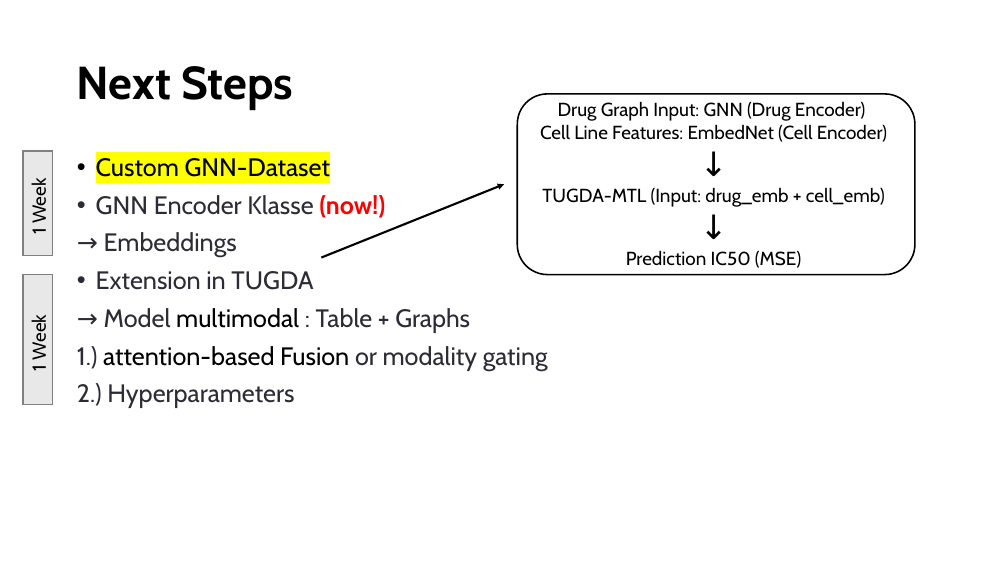
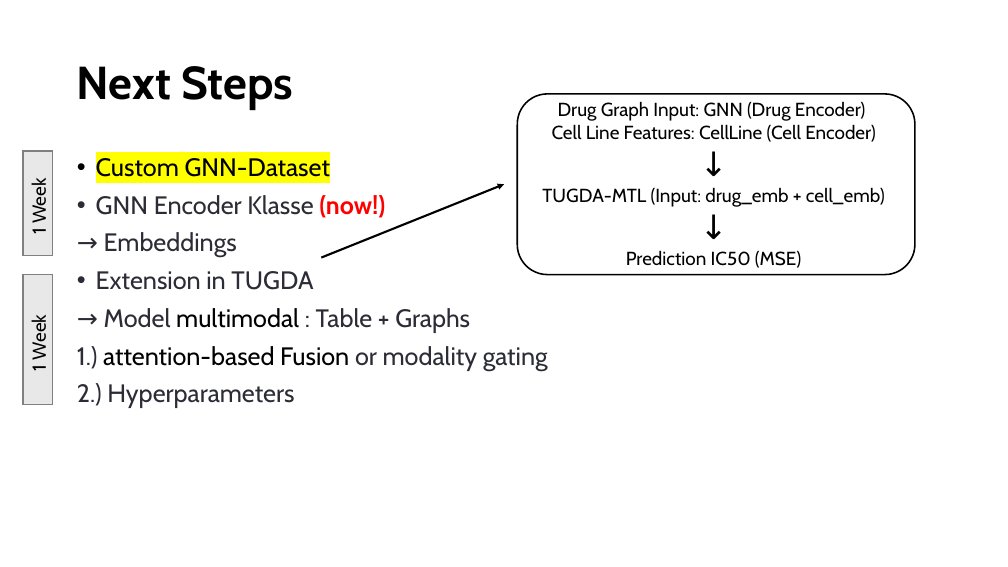
Before and after one commit to txm0324/Bachelor-Thesis, a slide deck: slide 8 of Overview_Network.pptx. Drawn at 1008x567 pixels with LibreOffice and Linux fonts; fonts in the diff are those of the drawing. Boxes give left, top, right and bottom in pixels: in the first picture for what was removed or moved away, otherwise in the second. Text is boxed around its words. In the diff, an @@ line names an element or a change of style, - is before the commit and + after.

Commit message:
Update pptx

```diff
--- a/Overview_Network.pptx
+++ b/Overview_Network.pptx
@@ text at [552, 124, 875, 142]: text changed @@
-Cell Line Features: EmbedNet (Cell Encoder)
+Cell Line Features: CellLine (Cell Encoder)
```
Also in this commit, not shown: 3 other slides changed, 1 slide added, 1 slide removed.
